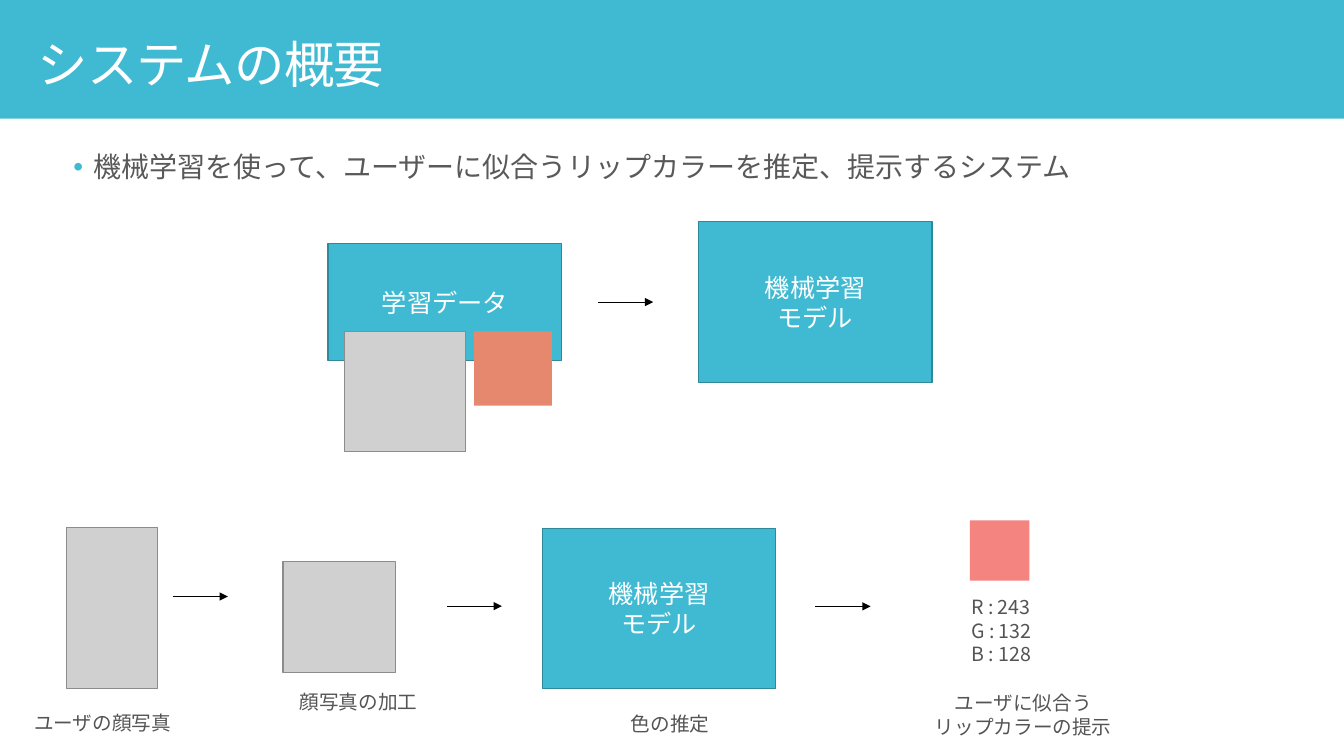
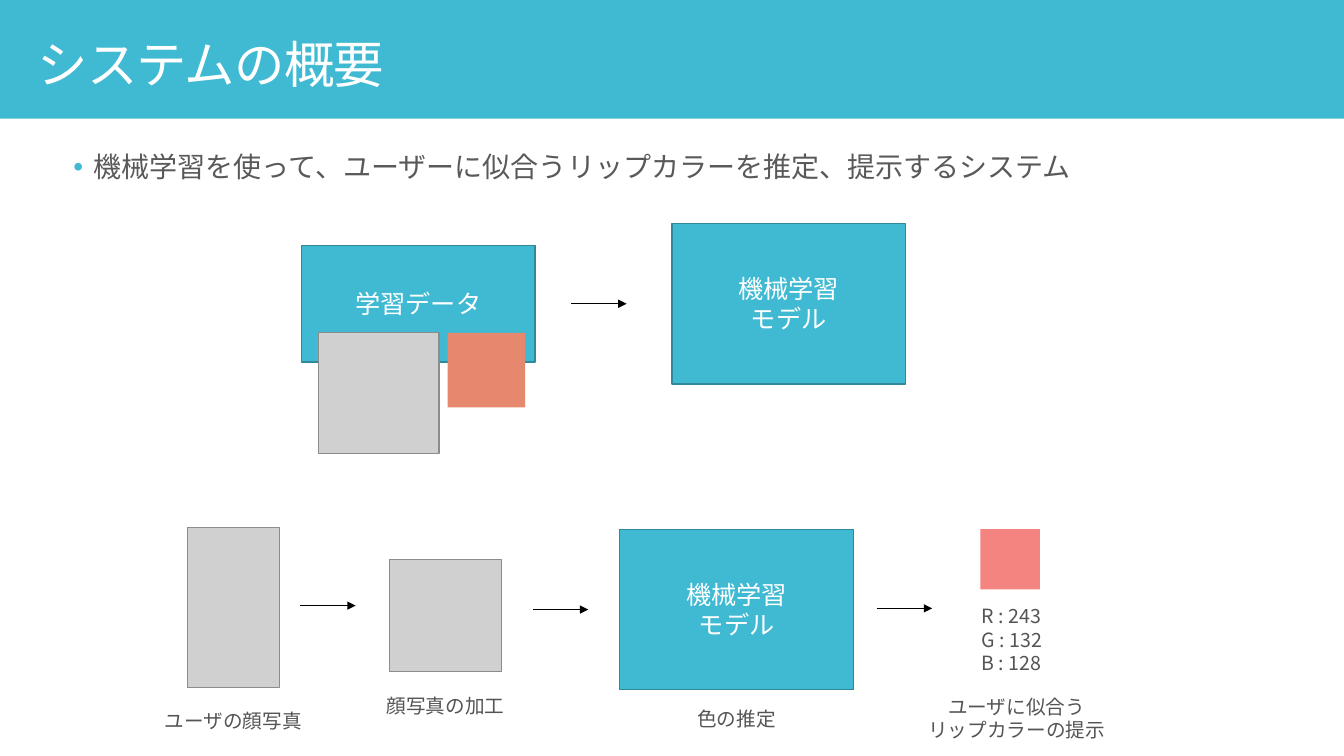
Before and after one commit to yuu5322/sci23, a slide deck: slide 8 of 口頭試問.pptx. Drawn at 1344x756 pixels with LibreOffice and Linux fonts; fonts in the diff are those of the drawing; grey boxes stand for pictures. Boxes give left, top, right and bottom in pixels: in the first picture for what was removed or moved away, otherwise in the second. Text is boxed around its words. In the diff, an @@ line names an element or a change of style, - is before the commit and + after.

Commit message:
update

```diff
--- a/口頭試問.pptx
+++ b/口頭試問.pptx
@@ 3 rectangles, 1 picture, 1 arrow: place and size @@
-3 rectangles, 1 picture, 1 arrow at <box>328,222,933,453</box>
+3 rectangles, 1 picture, 1 arrow at <box>301,224,906,454</box>
@@ picture: place and size @@
-picture at <box>67,528,158,689</box>
+picture at <box>188,527,279,688</box>
@@ rectangle "機械学習": place and size @@
-rectangle "機械学習" at <box>542,528,776,689</box>
+rectangle "機械学習" at <box>620,529,854,690</box>
@@ rectangle: place and size @@
-rectangle at <box>970,520,1029,581</box>
+rectangle at <box>981,529,1041,590</box>
@@ picture: place and size @@
-picture at <box>283,562,395,674</box>
+picture at <box>389,560,501,671</box>
@@ text "R : 243": place and size @@
-text "R : 243" at <box>971,599,1032,661</box>
+text "R : 243" at <box>982,608,1042,670</box>
@@ arrow moved from (172, 597) - (228, 597) to (300, 606) - (356, 606) @@
@@ arrow moved from (447, 606) - (502, 606) to (533, 610) - (589, 610) @@
@@ arrow moved from (816, 607) - (871, 607) to (877, 609) - (933, 609) @@
@@ text "顔写真の加工": place and size @@
-text "顔写真の加工" at <box>300,692,418,711</box>
+text "顔写真の加工" at <box>387,696,505,715</box>
@@ text "ユーザの顔写真": place and size @@
-text "ユーザの顔写真" at <box>34,713,171,732</box>
+text "ユーザの顔写真" at <box>165,711,302,730</box>
@@ text "色の推定": place and size @@
-text "色の推定" at <box>631,714,709,733</box>
+text "色の推定" at <box>697,709,775,728</box>
@@ text "ユーザに似合う": place and size @@
-text "ユーザに似合う" at <box>935,693,1112,736</box>
+text "ユーザに似合う" at <box>928,697,1105,739</box>
```
Also in this commit, not shown: 7 other slides changed.
